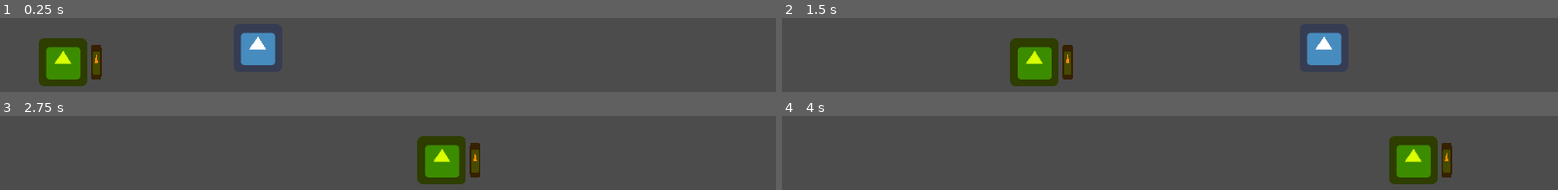
Above: before the commit, frames 1-4 (two rows, left to right).
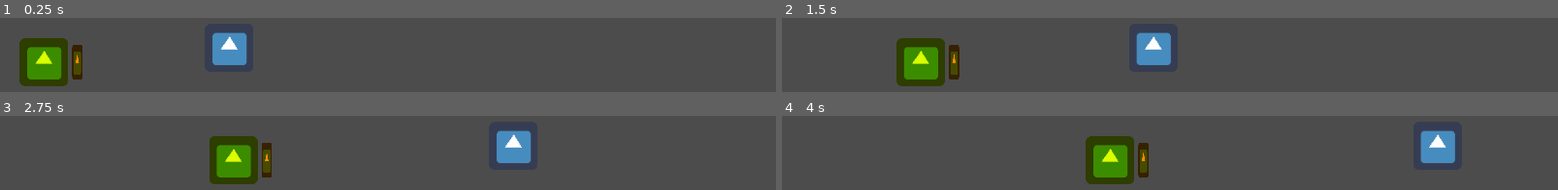
Above: after the commit, the same moments.

Repository: Blackout4344/Castle-Defense
Game: Godot game, scene res://Scenes/Main.tscn
Same seed, same stepped clock (60 frames per second), same inputs: the game is played once before the commit and once after it. The engine's default icon, where the game draws it, is replaced by a stand-in: a white triangle on a blue panel in a dark square.
Inputs:
- Up to frame 1 (0.25 s): no input
- Up to frame 2 (1.5 s): no input
- Up to frame 3 (2.75 s): no input
- Up to frame 4 (4 s): no input

The runs differ from the first frame. In frame 1, 8.1% of the frame differs, in the area x 2-36%, y 19-93%; in frame 2, 13%, in the area x 14-73%, y 19-93%; in frame 3, 11%; in frame 4, 10%.

Commit message:
Mac

Diff:
--- a/CastleDefense/Scenes/Archer.tscn
+++ b/CastleDefense/Scenes/Archer.tscn
@@ -13,7 +13,7 @@
 script = ExtResource( 2 )
 health = 2.0
 attack_cooldown = 3.0
-speed = 200.0
+speed = 100.0
 attack_range = 500.0
 
 [node name="Collision" type="CollisionShape2D" parent="."]
--- a/CastleDefense/Scenes/Footman.tscn
+++ b/CastleDefense/Scenes/Footman.tscn
@@ -10,7 +10,7 @@
 script = ExtResource( 2 )
 health = 5.0
 damage = 1.0
-speed = 300.0
+speed = 150.0
 
 [node name="Sprite" type="Sprite" parent="."]
 texture = ExtResource( 1 )
--- a/CastleDefense/Scripts/Archer.gd
+++ b/CastleDefense/Scripts/Archer.gd
@@ -10,13 +10,13 @@
 var target : PhysicsBody2D = null;
 
 func _process(delta):
-    move_and_slide(vel, Vector2.UP);
+	move_and_slide(vel, Vector2.UP);
 
 func _on_AttackRange_body_entered(body : PhysicsBody2D):
 #    if (body.filename == "Path/To/Enemy/Scene(s)"):
 #        target = body;
-    pass;
+	pass;
 
 func _on_AttackCooldown_timeout():
-    if (target != null):
-        add_child(ArrowScene.instance());
+	if (target != null):
+		add_child(ArrowScene.instance());
--- a/CastleDefense/Scripts/Arrow.gd
+++ b/CastleDefense/Scripts/Arrow.gd
@@ -6,4 +6,4 @@
 onready var vel : Vector2 = Vector2(speed, 0);
 
 func _process(delta):
-    move_and_slide(vel, Vector2.UP);
+	move_and_slide(vel, Vector2.UP);
--- a/CastleDefense/Scripts/Footman.gd
+++ b/CastleDefense/Scripts/Footman.gd
@@ -7,4 +7,4 @@
 onready var vel : Vector2 = Vector2(speed, 0);
 
 func _process(delta):
-    move_and_slide(vel, Vector2.UP);
+	move_and_slide(vel, Vector2.UP);
